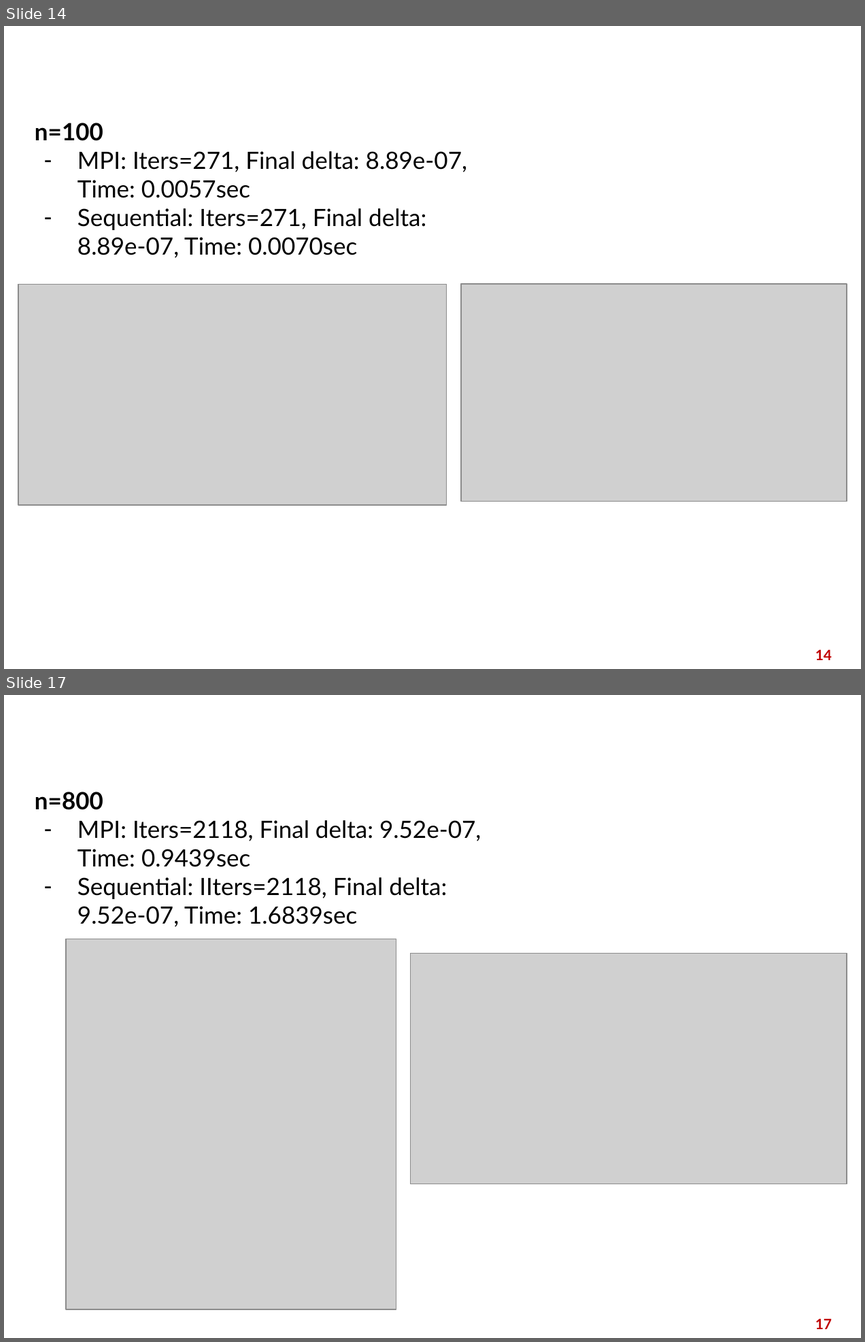
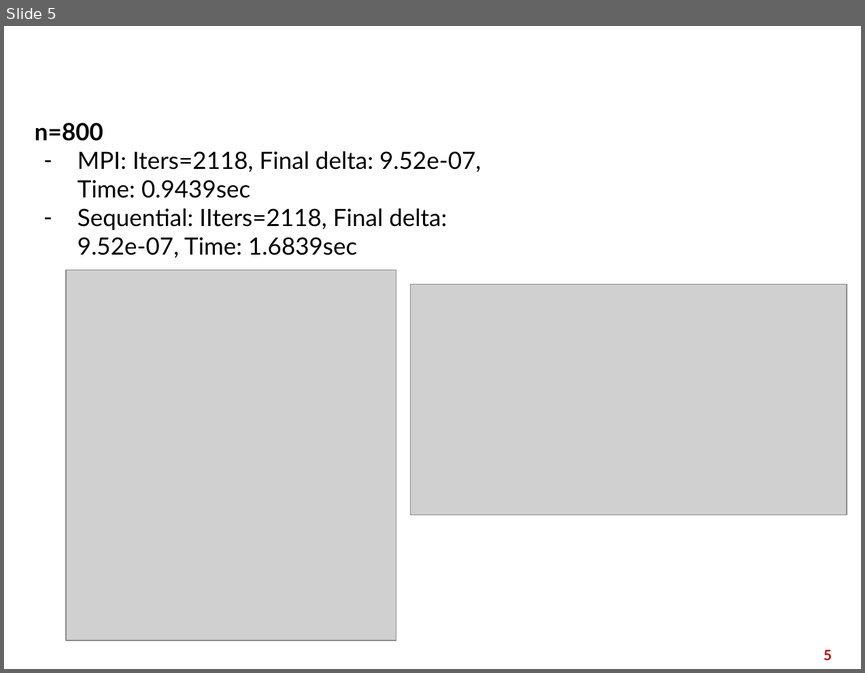
Before and after one commit to Namtxbk/tabusearch, a slide deck: Slide môn TÍnh Toán Hiệu Năng Cao.pptx. Shown one above the other, each under a label of ours: slides 14 and 17 before the commit, slide 5 after it; the slides between them are not shown. The pictures are 865x1342 and 865x673 pixels, drawn with LibreOffice and Linux fonts; fonts in the diff are those of the drawing; grey boxes stand for pictures; background and template pictures are left out. Boxes give left, top, right and bottom in pixels: in the first picture for what was removed or moved away, otherwise in the second. Text is boxed around its words. In the diff, an @@ line names an element or a change of style, - is before the commit and + after.

```diff
--- a/Slide môn TÍnh Toán Hiệu Năng Cao.pptx
+++ b/Slide môn TÍnh Toán Hiệu Năng Cao.pptx
@@ slide 14 removed at [4, 26, 861, 669], background picture (left out) @@
@@ title removed at [26, 33, 839, 76] @@
-Kết quả
@@ text removed at [35, 123, 467, 258] @@
-n=100
-– MPI: Iters=271, Final delta: 8.89e-07, Time: 0.0057sec
-– Sequential: Iters=271, Final delta: 8.89e-07, Time: 0.0070sec
@@ picture removed at [18, 284, 447, 505] @@
@@ picture removed at [461, 284, 847, 501] @@
@@ page number removed at [815, 649, 832, 660] @@
-14
@@ what was slide 17 is now slide 5 @@
@@ page number at [823, 649, 832, 660]: text changed @@
-17
+5
```
Also in this commit, not shown: 3 slides added, 14 other slides removed, 10 other files.
